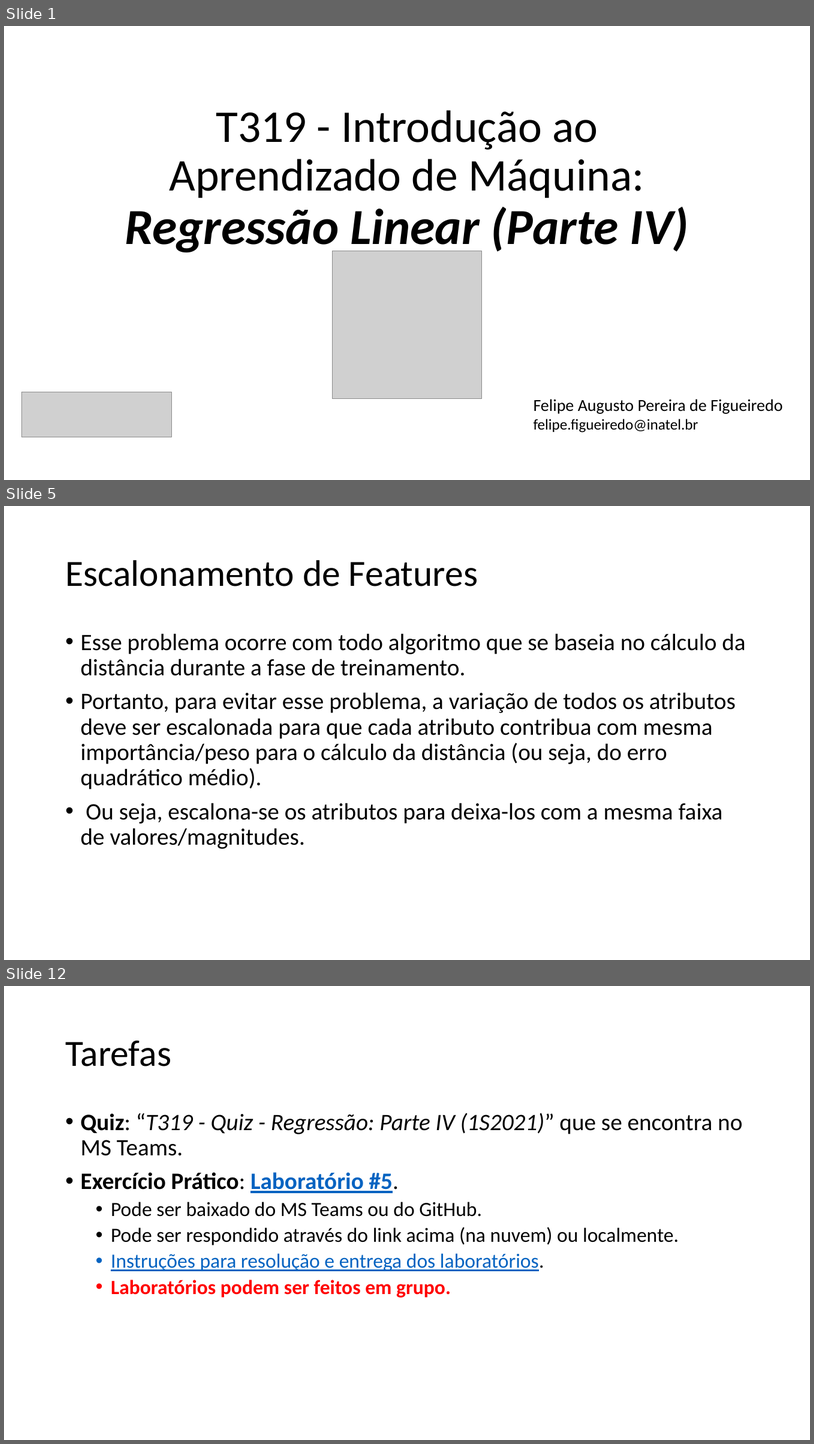
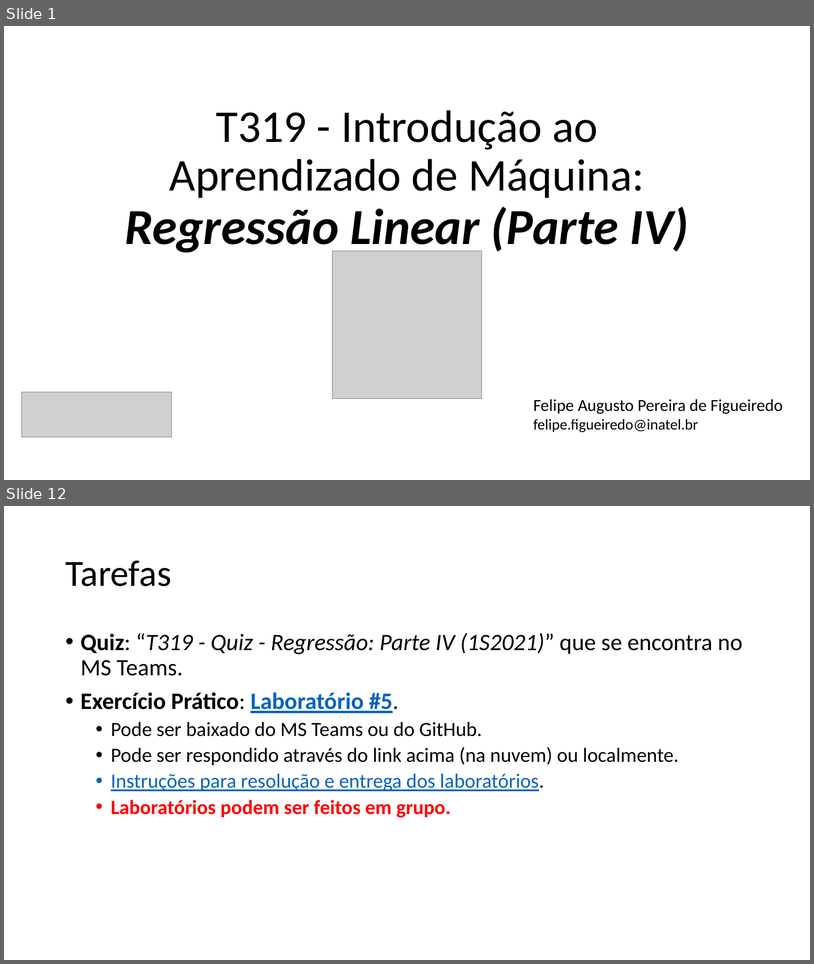
Before and after one commit to zz4fap/t319_aprendizado_de_maquina, a slide deck: slides/T319_Regressão_Linear (Parte IV).pptx. Shown one above the other, each under a label of ours: slides 1, 5 and 12 before the commit, slides 1 and 12 after it; the slides between them are not shown. The pictures are 814x1444 and 814x964 pixels, drawn with LibreOffice and Linux fonts; fonts in the diff are those of the drawing; grey boxes stand for pictures. Boxes give left, top, right and bottom in pixels: in the first picture for what was removed or moved away, otherwise in the second. Text is boxed around its words. In the diff, an @@ line names an element or a change of style, - is before the commit and + after.

```diff
--- a/slides/T319_Regressão_Linear (Parte IV).pptx
+++ b/slides/T319_Regressão_Linear (Parte IV).pptx
@@ slide 5 removed at [4,506,810,960], background #FFFFFF @@
@@ title removed at [65,560,478,586] @@
-Escalonamento de Features
@@ text removed at [81,633,746,849] @@
-• Esse problema ocorre com todo algoritmo que se baseia no cálculo da distância durante a fase de treinamento.
-• Portanto, para evitar esse problema, a variação de todos os atributos deve ser escalonada para que cada atributo contribua com mesma importância/peso para o cálculo da distância (ou seja, do erro quadrático médio).
-• Ou seja, escalona-se os atributos para deixa-los com a mesma faixa de valores/magnitudes.
```
Also in this commit, not shown: 3 slides changed, 7 slides added, 6 other slides removed, 41 other files.
